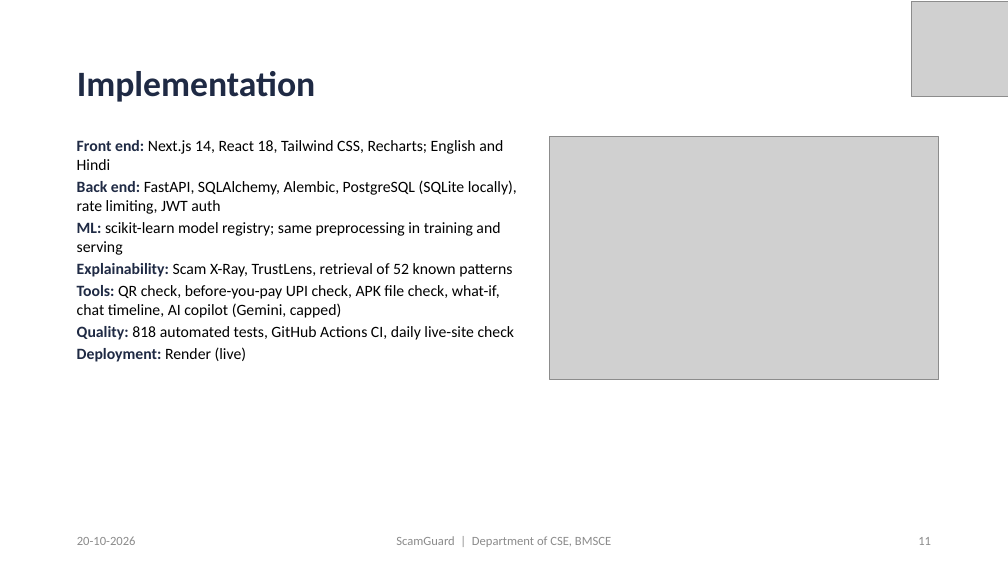
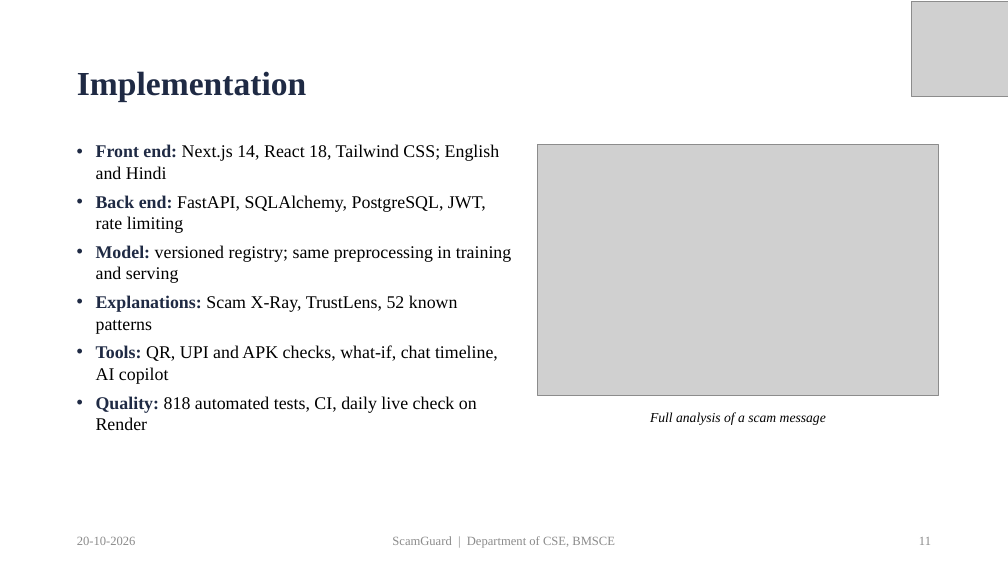
Before and after one commit to priyamthakur275/ScamGuard-AI, a slide deck: slide 11 of docs/presentation/ScamGuard_PP2_Presentation.pptx. Drawn at 1008x567 pixels with LibreOffice and Linux fonts; fonts in the diff are those of the drawing; grey boxes stand for pictures. Boxes give left, top, right and bottom in pixels: in the first picture for what was removed or moved away, otherwise in the second. Text is boxed around its words. In the diff, an @@ line names an element or a change of style, - is before the commit and + after.

Commit message:
Docs: unify project title, Times New Roman and cleaner layout for paper, report and slides

```diff
--- a/docs/presentation/ScamGuard_PP2_Presentation.pptx
+++ b/docs/presentation/ScamGuard_PP2_Presentation.pptx
@@ title "Implementation" at bbox=[77, 71, 306, 102]: size 34 to 32 pt, font Calibri to Times New Roman @@
@@ text at bbox=[96, 144, 512, 430]: text changed; size 15 to 17 pt; font Calibri to Times New Roman @@
-Front end: Next.js 14, React 18, Tailwind CSS, Recharts; English and Hindi
-Back end: FastAPI, SQLAlchemy, Alembic, PostgreSQL (SQLite locally), rate limiting, JWT auth
-ML: scikit-learn model registry; same preprocessing in training and serving
-Explainability: Scam X-Ray, TrustLens, retrieval of 52 known patterns
-Tools: QR check, before-you-pay UPI check, APK file check, what-if, chat timeline, AI copilot (Gemini, capped)
-Quality: 818 automated tests, GitHub Actions CI, daily live-site check
-Deployment: Render (live)
+• Front end: Next.js 14, React 18, Tailwind CSS; English and Hindi
+• Back end: FastAPI, SQLAlchemy, PostgreSQL, JWT, rate limiting
+• Model: versioned registry; same preprocessing in training and serving
+• Explanations: Scam X-Ray, TrustLens, 52 known patterns
+• Tools: QR, UPI and APK checks, what-if, chat timeline, AI copilot
+• Quality: 818 automated tests, CI, daily live check on Render
@@ picture: place and size @@
-picture at bbox=[550, 136, 938, 379]
+picture at bbox=[538, 144, 938, 395]
@@ text added at bbox=[650, 412, 826, 425], 13 pt, text #000000, italic @@
+Full analysis of a scam message
@@ font Calibri to Times New Roman in 3 elements at bbox=[392, 536, 615, 548], bbox=[919, 537, 931, 545], bbox=[77, 536, 136, 545] @@
```
Also in this commit, not shown: 20 other slides changed, 1 slide added, 29 other files.
